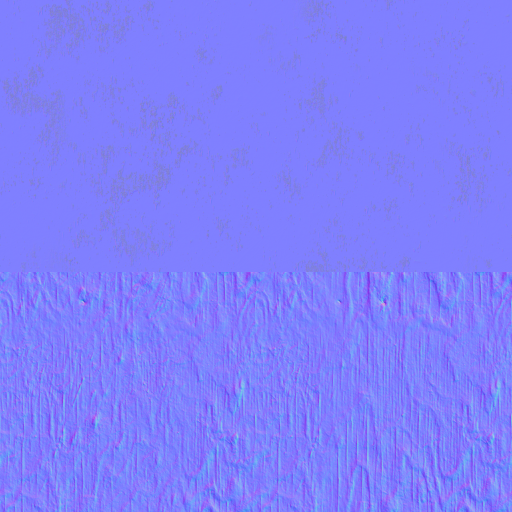
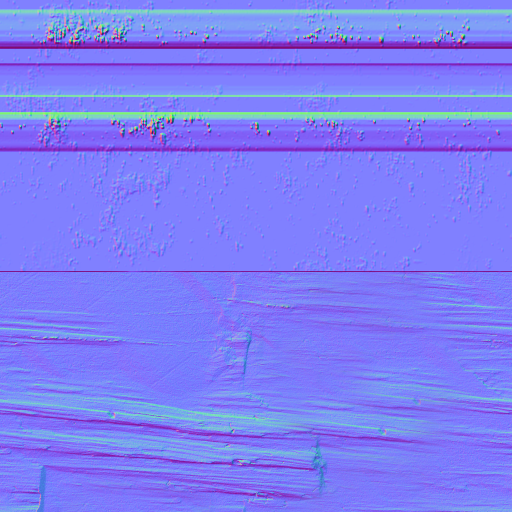
The second 512 x 512 image is a revision of the first. Changes to its layers:
painted on "metal" over bbox(0, 0, 512, 272)
painted on "wood" over bbox(0, 272, 512, 512)
